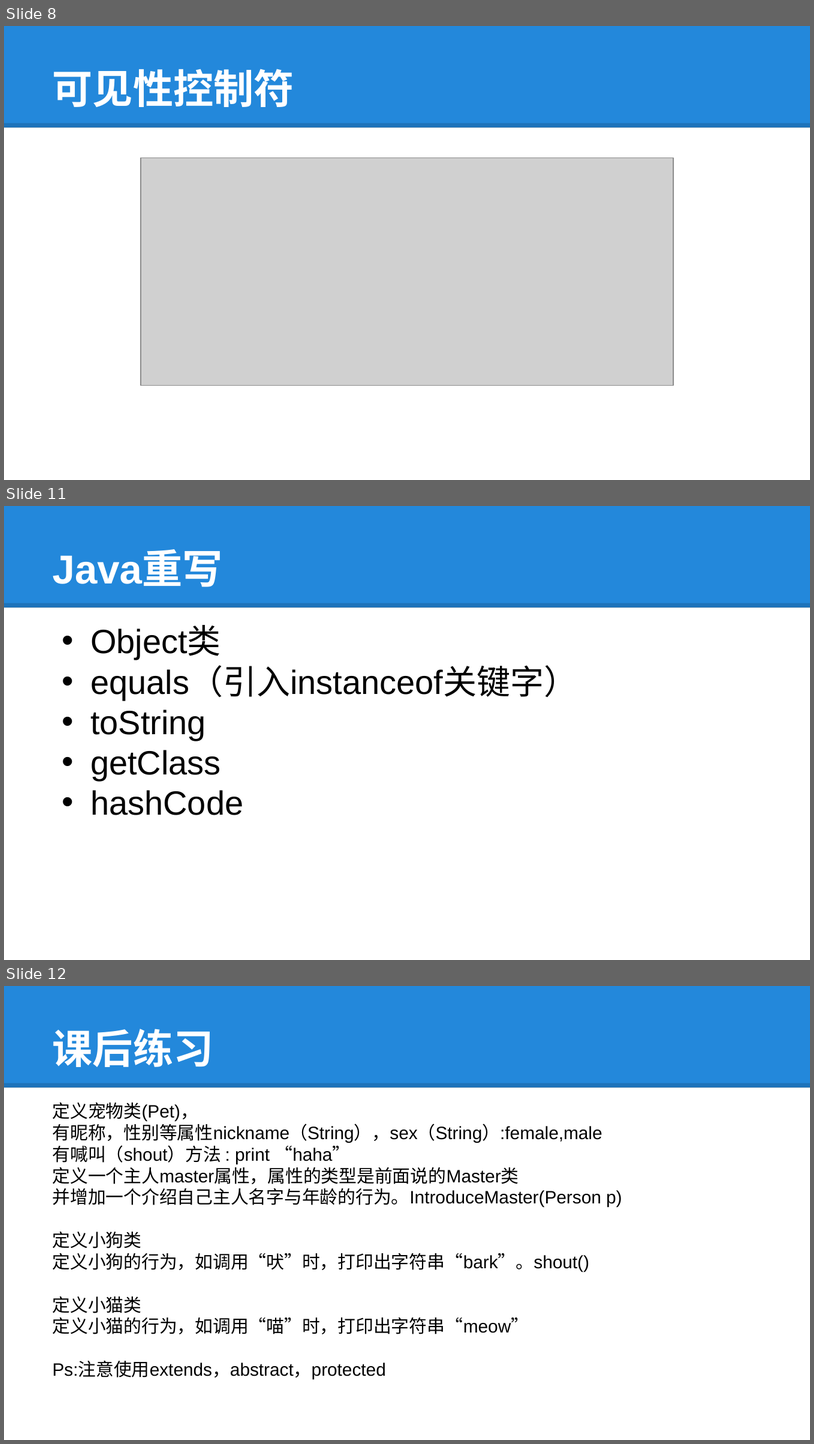
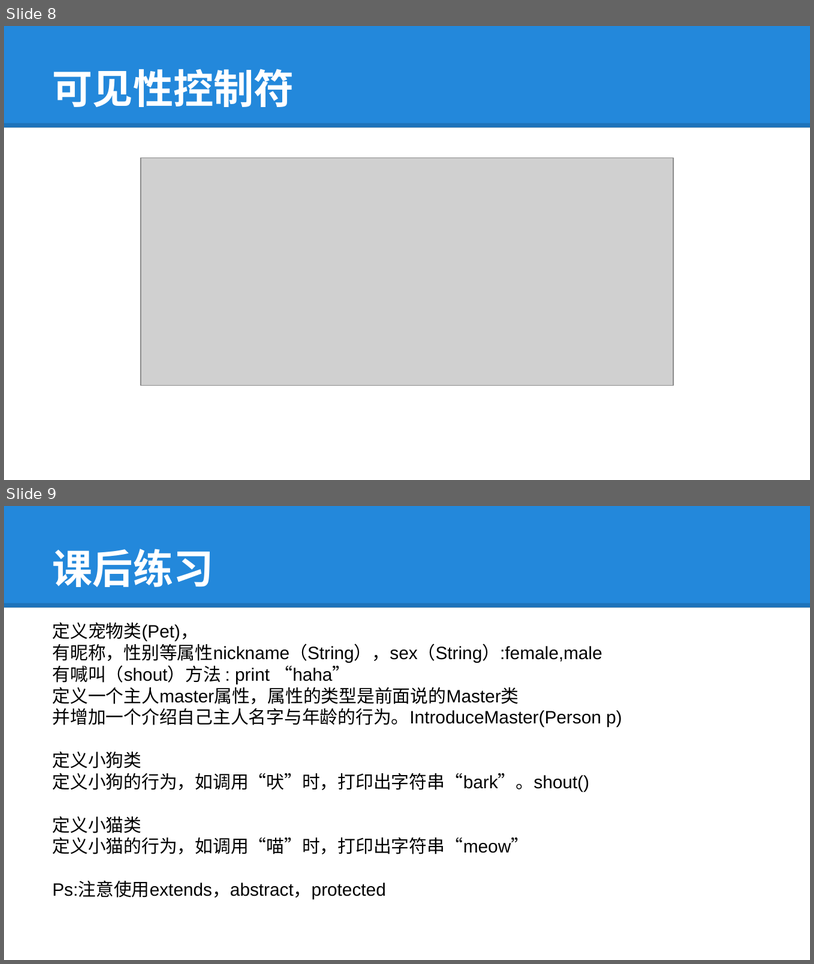
Before and after one commit to tokyojava/java_beginner, a slide deck: JAVA周日班/课件/Java6.pptx. Shown one above the other, each under a label of ours: slides 8, 11 and 12 before the commit, slides 8 and 9 after it; the slides between them are not shown. The pictures are 814x1444 and 814x964 pixels, drawn with LibreOffice and Linux fonts; fonts in the diff are those of the drawing; grey boxes stand for pictures. Boxes give left, top, right and bottom in pixels: in the first picture for what was removed or moved away, otherwise in the second. Text is boxed around its words. In the diff, an @@ line names an element or a change of style, - is before the commit and + after.

```diff
--- a/JAVA周日班/课件/Java6.pptx
+++ b/JAVA周日班/课件/Java6.pptx
@@ slide 11 removed at (4, 506, 810, 960), background #FFFFFF; not listed: 2 template elements that a slide beside it also shows @@
@@ title removed at (53, 552, 223, 587) @@
-Java重写
@@ text removed at (90, 627, 578, 815) @@
-• Object类
-• equals（引入instanceof关键字）
-• toString
-• getClass
-• hashCode
@@ what was slide 12 is now slide 9 @@
```
Also in this commit, not shown: 2 other slides removed, 2 other files.
